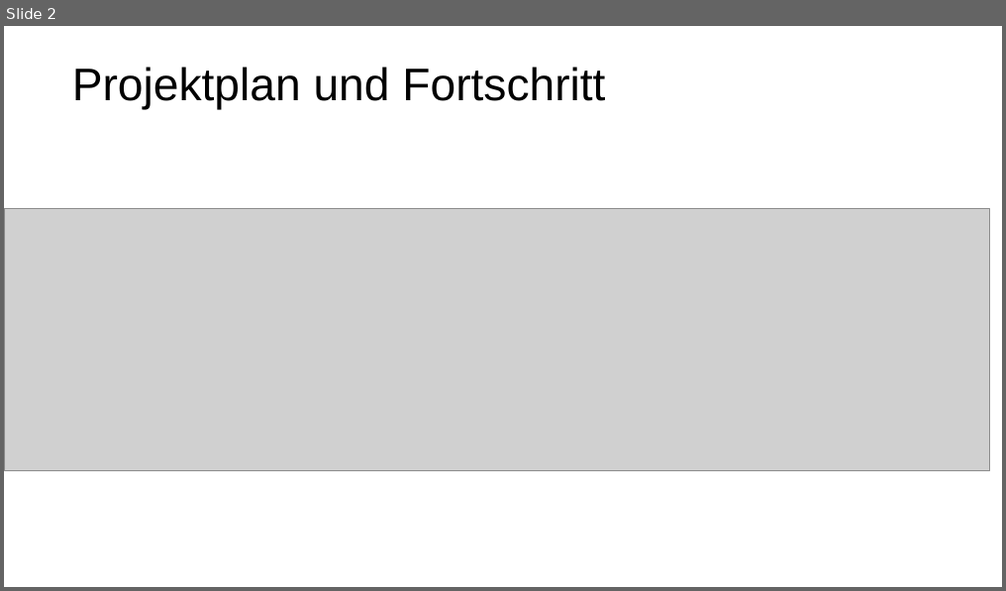
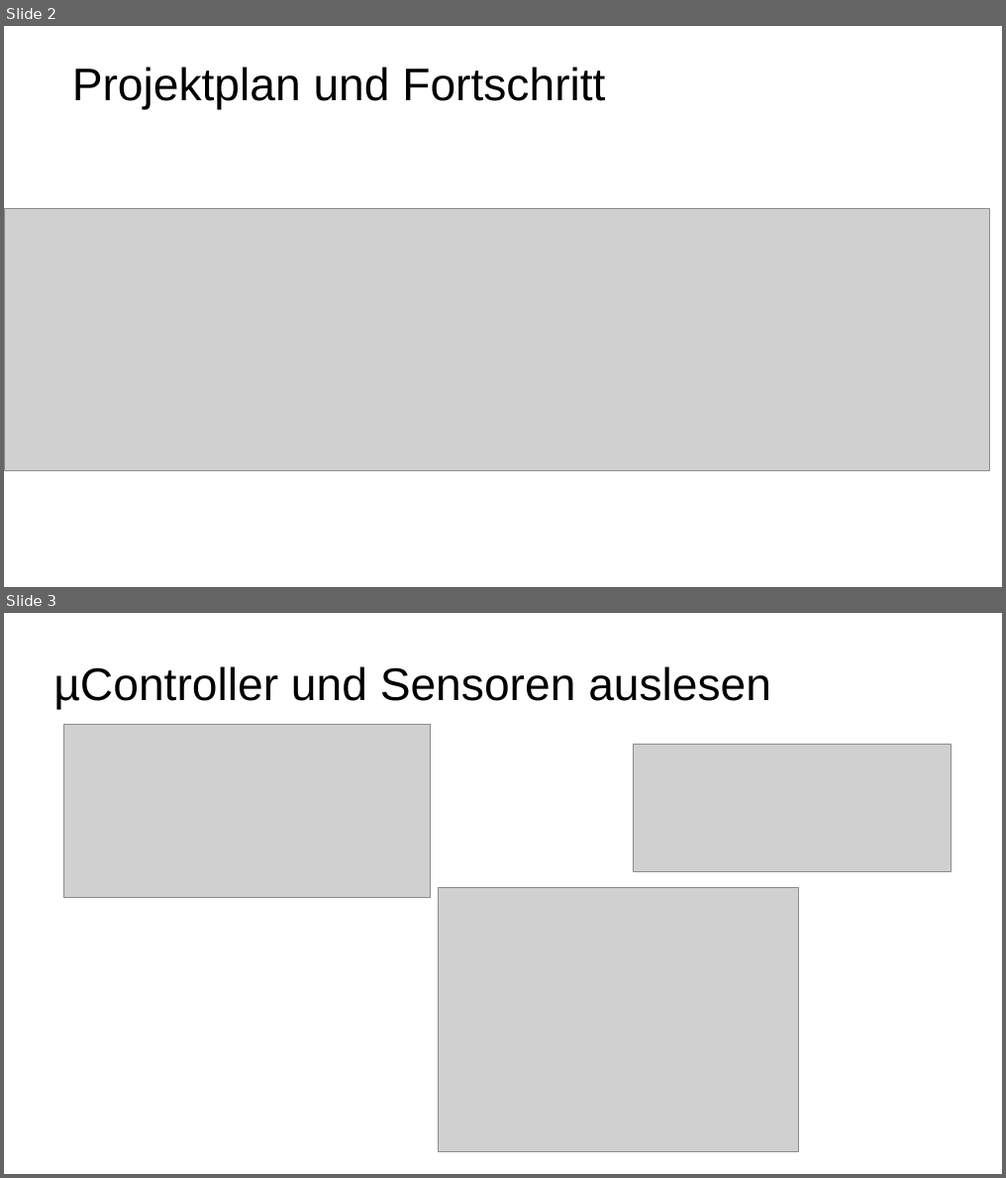
Before and after one commit to smartuni/SmartHumanDetection, a slide deck: Doku/Smart Human Detection Zwischenstand.pptx. Shown one above the other, each under a label of ours: slide 2 before the commit, slides 2 and 3 after it. The pictures are 1006x591 and 1006x1178 pixels, drawn with LibreOffice and Linux fonts; fonts in the diff are those of the drawing; grey boxes stand for pictures. Boxes give left, top, right and bottom in pixels: in the first picture for what was removed or moved away, otherwise in the second. Text is boxed around its words. In the diff, an @@ line names an element or a change of style, - is before the commit and + after.

Commit message:
pptx update

```diff
--- a/Doku/Smart Human Detection Zwischenstand.pptx
+++ b/Doku/Smart Human Detection Zwischenstand.pptx
@@ slide 3 added at <box>4,613,1002,1174</box>, background #FFFFFF @@
@@ text added at <box>54,666,771,710</box>, 44 pt, text #000000 @@
+µController und Sensoren auslesen
@@ picture added at <box>63,725,431,897</box> @@
@@ picture added at <box>633,744,951,871</box> @@
@@ picture added at <box>439,888,798,1152</box> @@
```
Also in this commit, not shown: 2 other slides added.
